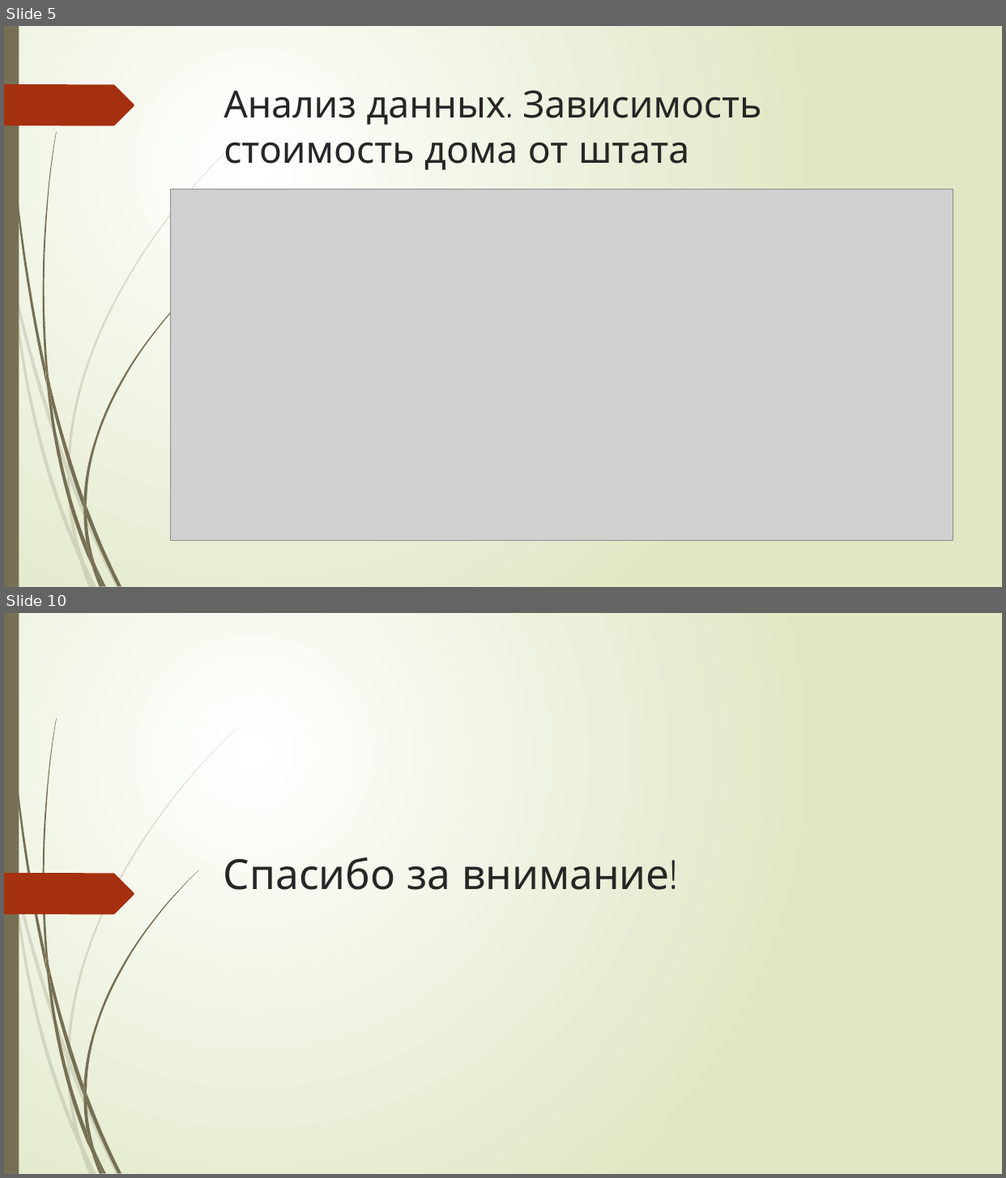
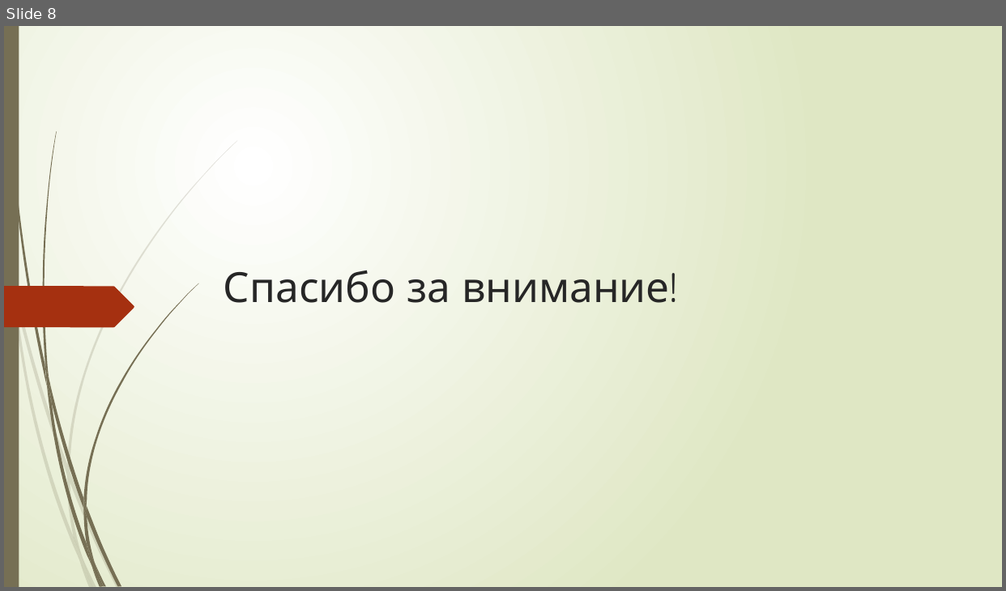
Before and after one commit to tashikk/SF_final_work, a slide deck: Прогнозирование стоимости дома.pptx. Shown one above the other, each under a label of ours: slides 5 and 10 before the commit, slide 8 after it; the slides between them are not shown. The pictures are 1006x1178 and 1006x591 pixels, drawn with LibreOffice and Linux fonts; fonts in the diff are those of the drawing; grey boxes stand for pictures. Boxes give left, top, right and bottom in pixels: in the first picture for what was removed or moved away, otherwise in the second. Text is boxed around its words. In the diff, an @@ line names an element or a change of style, - is before the commit and + after.

```diff
--- a/Прогнозирование стоимости дома.pptx
+++ b/Прогнозирование стоимости дома.pptx
@@ slide 5 removed at (4, 26, 1002, 587), background gradient #FFFFFF to #DFE8C4; not listed: 23 template elements that a slide beside it also shows @@
@@ freeform shape removed at (4, 84, 134, 126) @@
@@ title removed at (224, 90, 761, 170) @@
-Анализ данных. Зависимость стоимость дома от штата
@@ picture removed at (170, 189, 953, 540) @@
@@ what was slide 10 is now slide 8 @@
```
Also in this commit, not shown: 2 slides changed, 5 slides added, 6 other slides removed.
